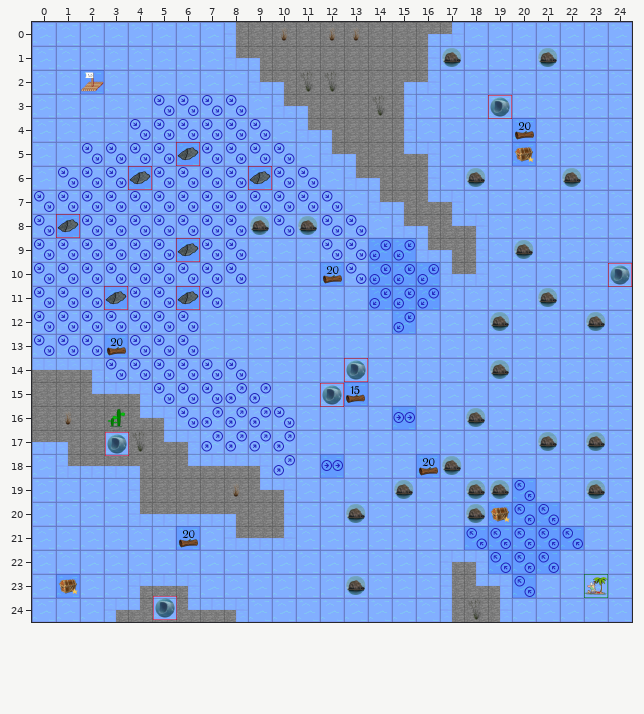
Tiled map (JSON) -- TechnicalPrototype/core/assets/levels/SirenEasy.json. The picture above is the old version.
Cells are 50x50 px. Shown: x 0..24, y 0..24.
Once edited:
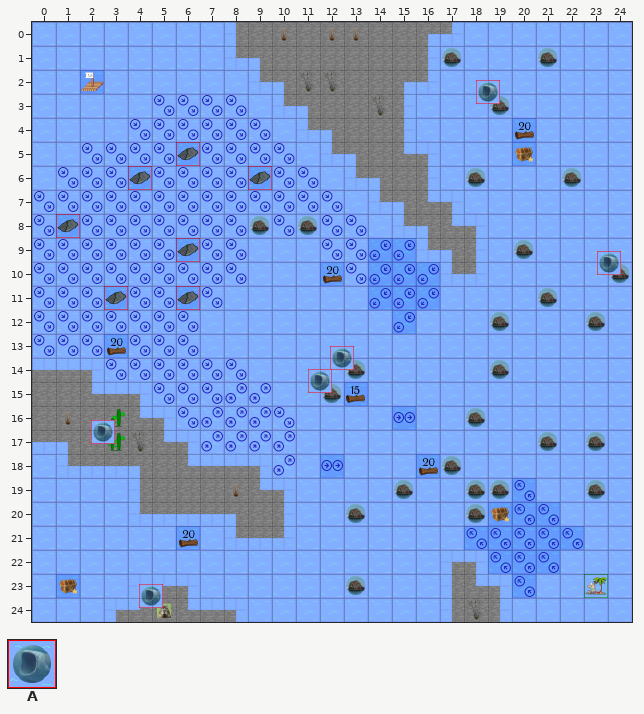
Key: from "updatedTiledSet": A 1 "Siren".
Objects are placed by their top-left corner, in cells (3,4 is the top-left corner of cell 3,4); size is 1x1 cell unless given.
The edit:
Layer "Siren":
Object A "Siren" at 19,3 becomes A "Siren" at 18.5,2.4.
Object A "Siren" at 24,10 becomes A "Siren" at 23.5,9.5.
Object A "Siren" at 13,14 becomes A "Siren" at 12.4,13.5.
Object A "Siren" at 12,15.1 becomes A "Siren" at 11.5,14.5.
Object A "Siren" at 3,17.1 becomes A "Siren" at 2.4,16.6.
Object A "Siren" at 5,23.9 becomes A "Siren" at 4.4,23.4.
Boxes around the changes in both pictures, in picture pixels (x1, y1, x2, y2):
changed: (476, 80, 512, 119)
changed: (597, 251, 632, 287)
changed: (308, 346, 368, 407)
changed: (91, 420, 129, 456)
changed: (139, 584, 177, 620)
